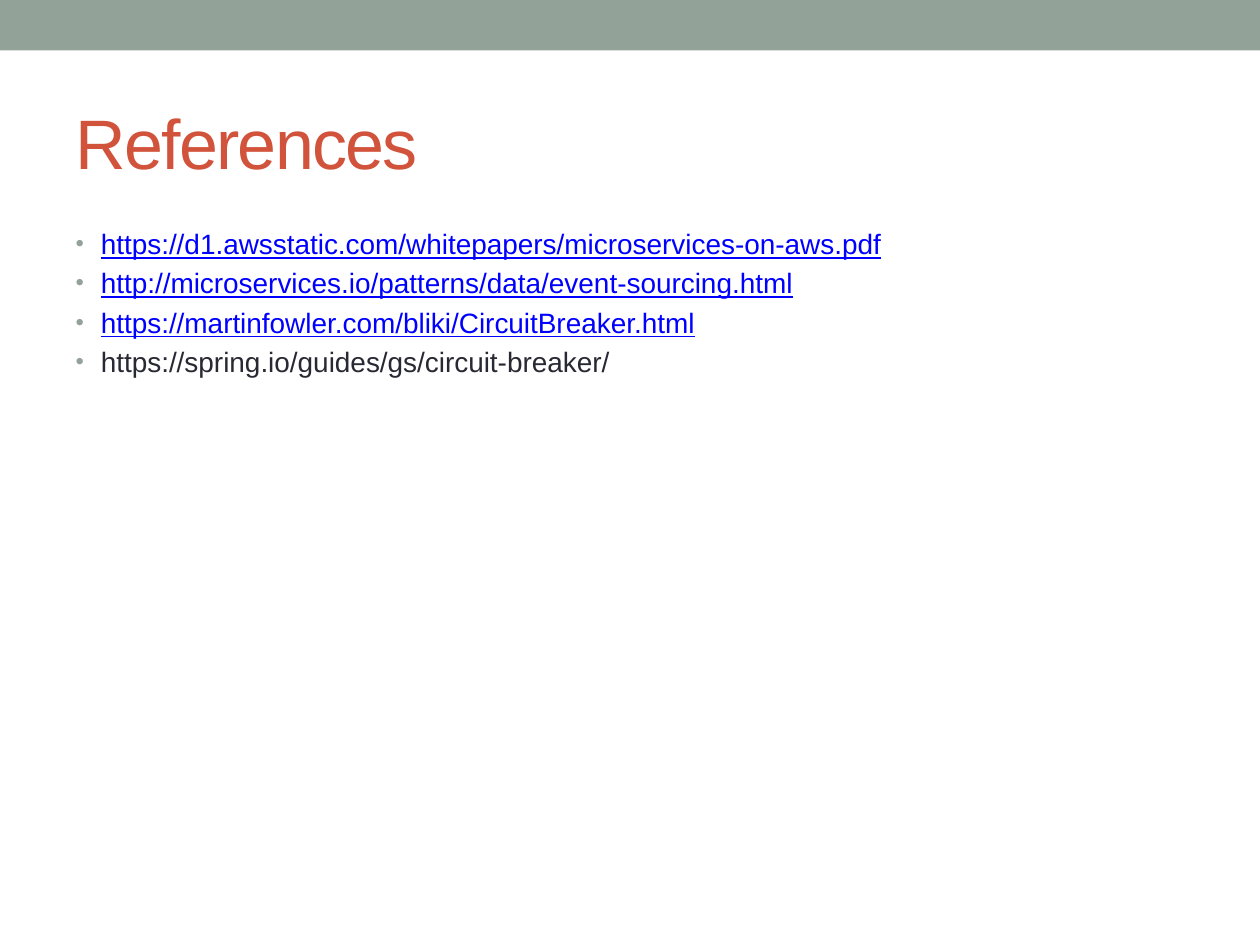
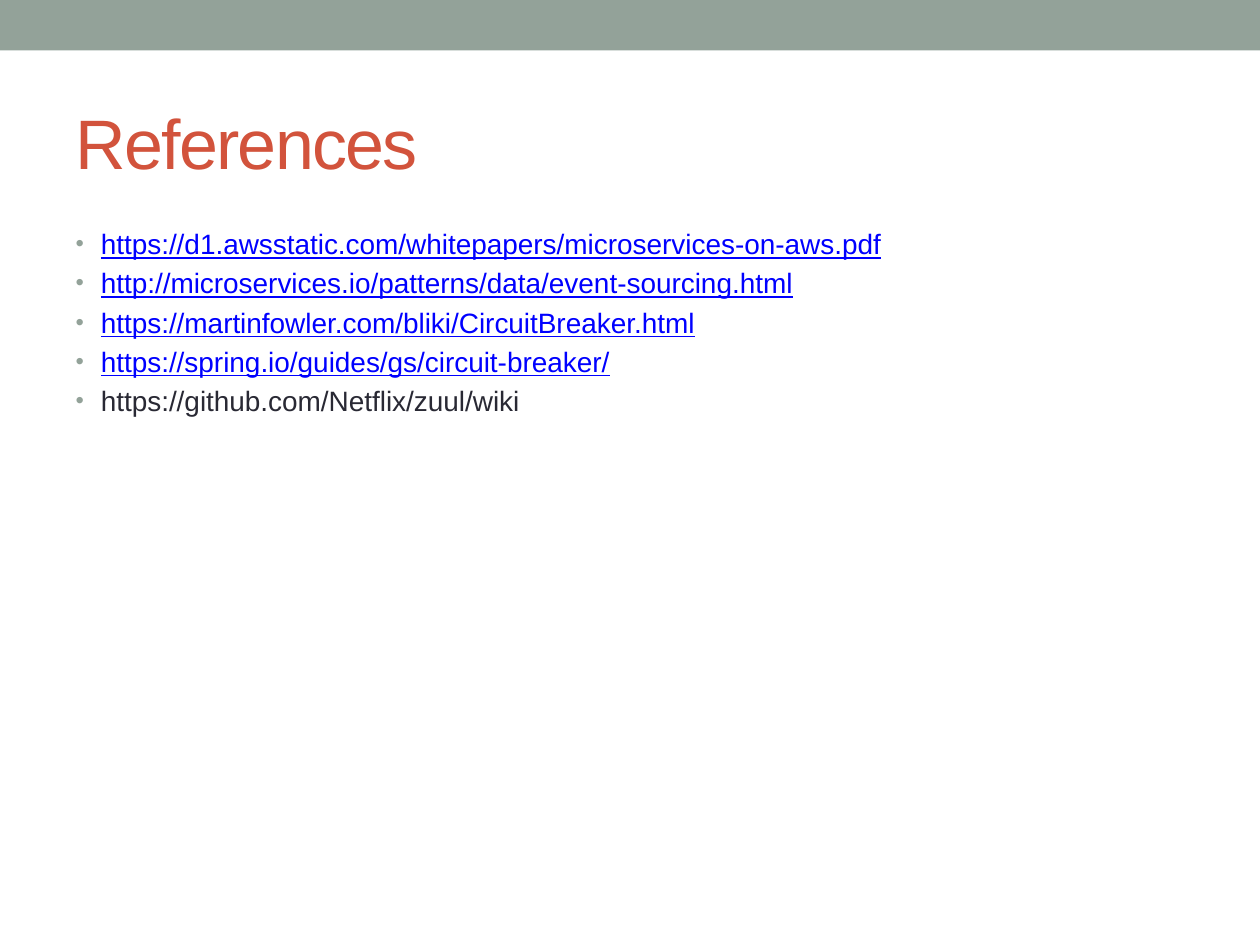
Before and after one commit to notionquest/ProjectDocumentation, a slide deck: slide 30 of Microservices_using_AWS.pptx (slide 29 before the commit). Drawn at 1260x945 pixels with LibreOffice and Linux fonts; fonts in the diff are those of the drawing. Boxes give left, top, right and bottom in pixels: in the first picture for what was removed or moved away, otherwise in the second. Text is boxed around its words. In the diff, an @@ line names an element or a change of style, - is before the commit and + after.

Commit message:
zuul filters - proxy solution

```diff
--- a/Microservices_using_AWS.pptx
+++ b/Microservices_using_AWS.pptx
@@ text at <box>101,351,610,377</box>: text colour #292934 to #0000FF, underline on in "https://spring.io/guides/gs/circuit-breaker/" @@
@@ text at <box>101,390,520,416</box>: paragraph added @@
+• https://github.com/Netflix/zuul/wiki
```
Also in this commit, not shown: 1 slide added.
